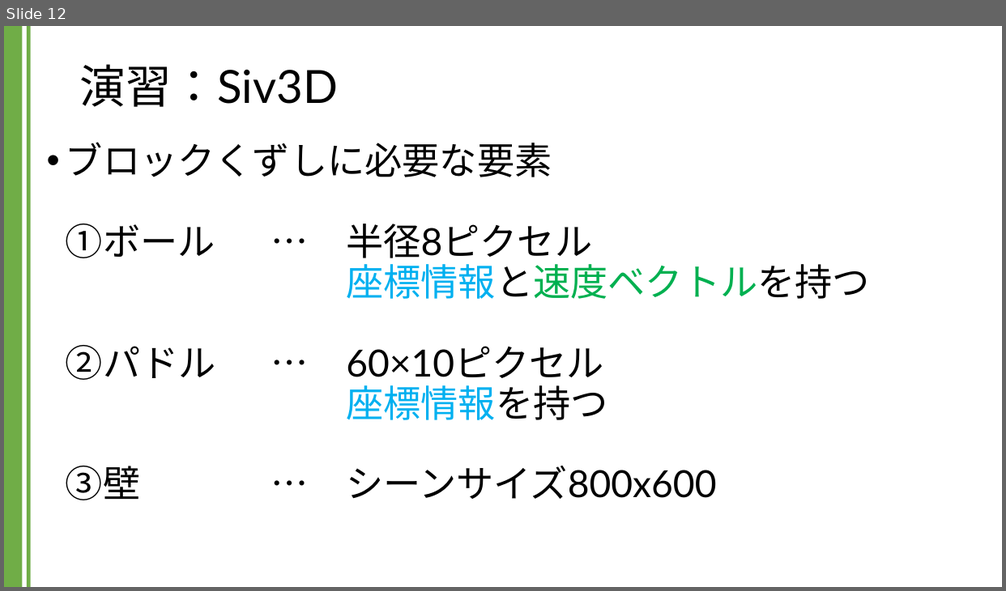
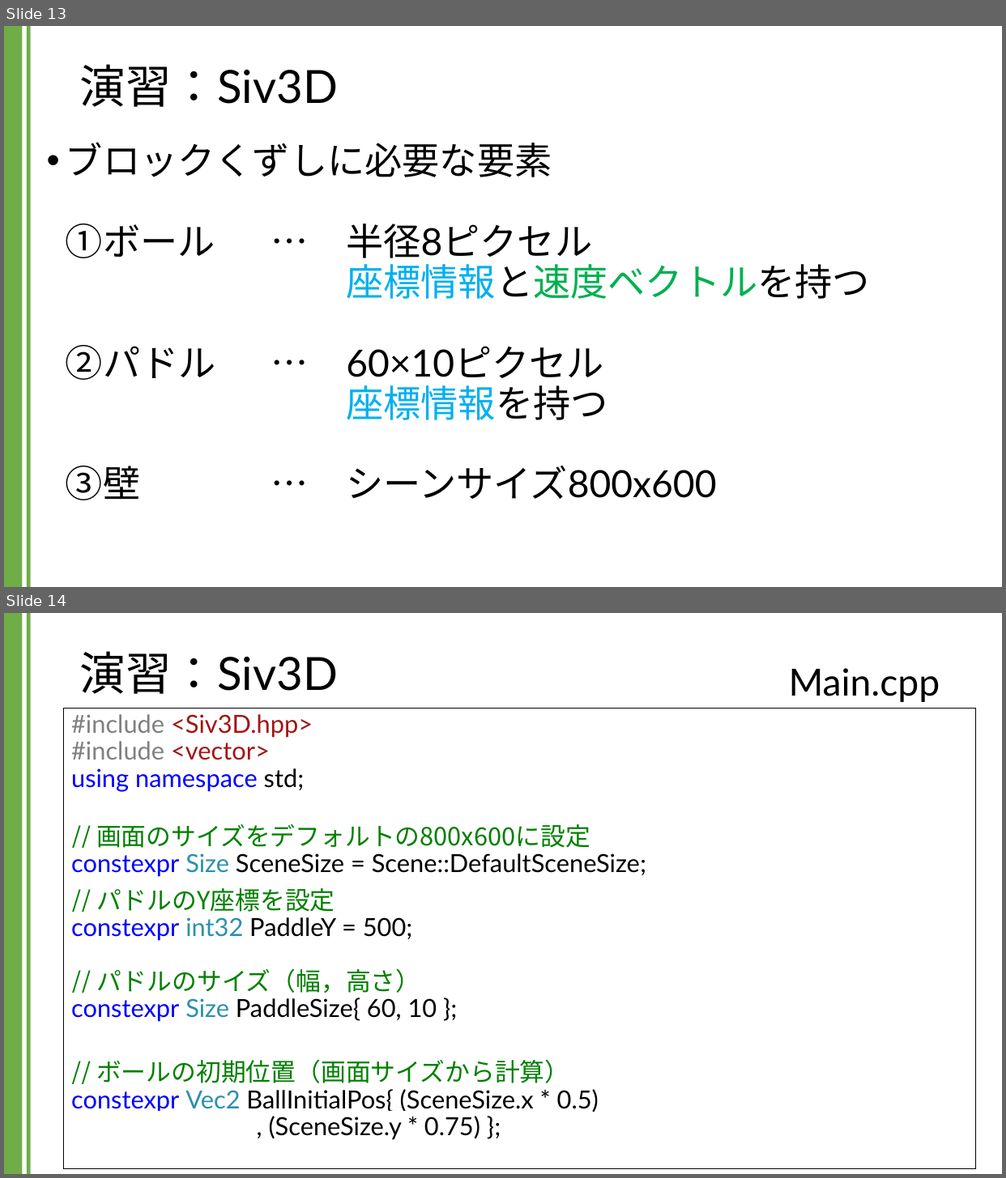
Before and after one commit to kic-murata/cpp2024, a slide deck: 授業資料/演習課題：Siv3D.pptx. Shown one above the other, each under a label of ours: slide 12 before the commit, slides 13 and 14 after it. The pictures are 1006x591 and 1006x1178 pixels, drawn with LibreOffice and Linux fonts; fonts in the diff are those of the drawing; background and template pictures are left out. Boxes give left, top, right and bottom in pixels: in the first picture for what was removed or moved away, otherwise in the second. Text is boxed around its words. In the diff, an @@ line names an element or a change of style, - is before the commit and + after.

```diff
--- a/授業資料/演習課題：Siv3D.pptx
+++ b/授業資料/演習課題：Siv3D.pptx
@@ slide 14 added at <box>4,613,1002,1174</box>, background #FFFFFF; not listed: 2 template elements that a slide beside it also shows @@
@@ title added at <box>80,651,338,694</box>, 44 pt, text #000000 @@
+演習：Siv3D
@@ text added at <box>789,668,940,702</box>, 36 pt, text #000000 @@
+Main.cpp
@@ rectangle added at <box>64,708,976,1169</box>, fill #FFFFFF, outline #000000 0.75 pt, 24 pt, text #000000 @@
+#include <Siv3D.hpp>
+#include <vector>
+using namespace std;
+// 画面のサイズをデフォルトの800x600に設定
+constexpr Size SceneSize = Scene::DefaultSceneSize;
+// パドルのY座標を設定
+constexpr int32 PaddleY = 500;
+// パドルのサイズ（幅，高さ）
+constexpr Size PaddleSize{ 60, 10 };
+// ボールの初期位置（画面サイズから計算）
+constexpr Vec2 BallInitialPos{ (SceneSize.x * 0.5)
+, (SceneSize.y * 0.75) };
@@ what was slide 12 is now slide 13 @@
```
Also in this commit, not shown: 1 slide changed, 9 other slides added, 50 slides removed.
